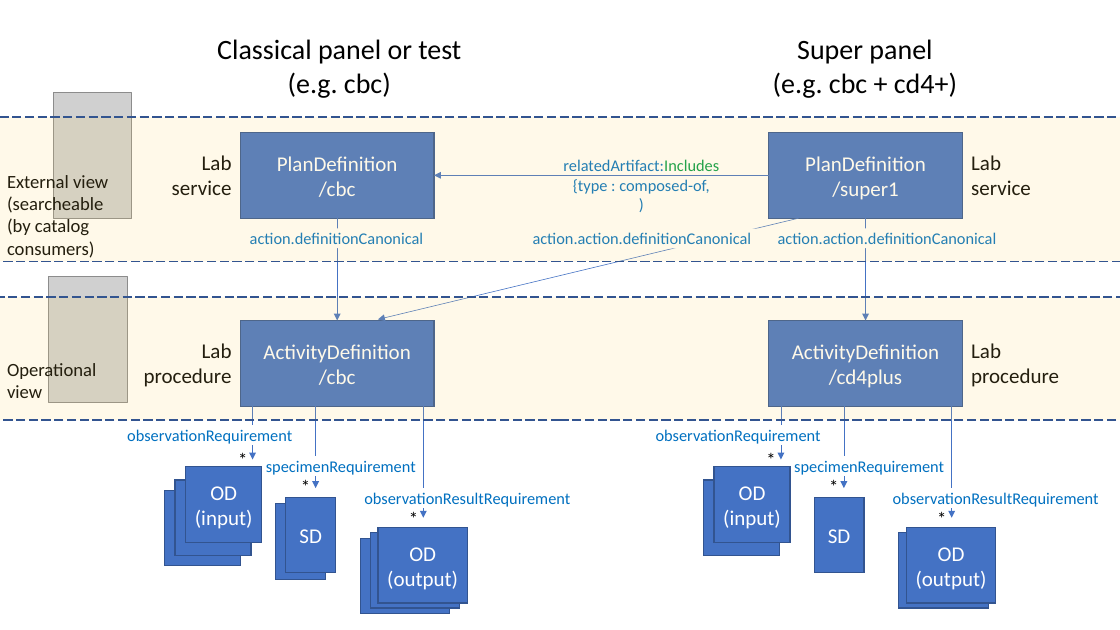
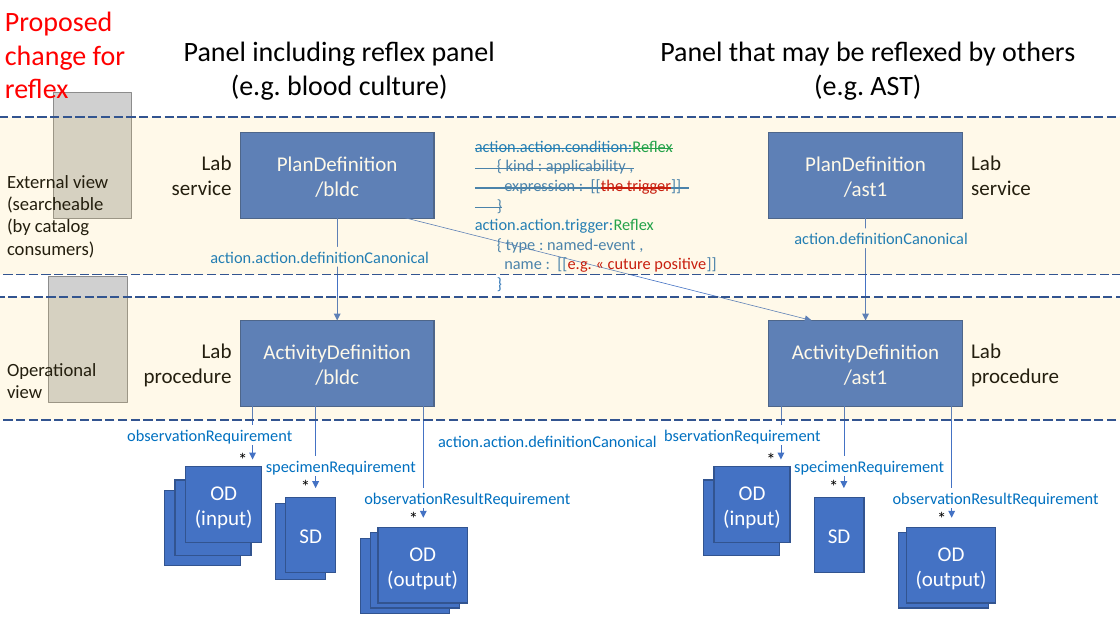
Before and after one commit to HL7/fhir-order-catalog, a slide deck: slide 6 of input/images-source/SuperPanel_Reflex.pptx (slide 2 before the commit). Drawn at 1120x630 pixels with LibreOffice and Linux fonts; fonts in the diff are those of the drawing; grey boxes stand for pictures. Boxes give left, top, right and bottom in pixels: in the first picture for what was removed or moved away, otherwise in the second. Text is boxed around its words. In the diff, an @@ line names an element or a change of style, - is before the commit and + after.

Commit message:
Added SpecimenRequirement extension to PlanDefinition.action
Per the decision during the June 5th call

```diff
--- a/input/images-source/SuperPanel_Reflex.pptx
+++ b/input/images-source/SuperPanel_Reflex.pptx
@@ text added at bbox=[5, 11, 125, 105], 24 pt, text #FF0000 @@
+Proposed change for reflex
@@ text at bbox=[184, 41, 495, 100]: text changed @@
-Classical panel or test
-(e.g. cbc)
+Panel including reflex panel
+(e.g. blood culture)
@@ text at bbox=[660, 41, 1075, 100]: text changed @@
-Super panel
-(e.g. cbc + cd4+)
+Panel that may be reflexed by others
+(e.g. AST)
@@ rectangle: place and size @@
-rectangle at bbox=[0, 117, 1120, 261]
+rectangle at bbox=[0, 117, 1120, 275]
@@ text added at bbox=[475, 140, 716, 274], 14 pt, text #2E75B6, strikethrough @@
+action.action.condition:Reflex
+{ kind : applicability ,
+expression : [[the trigger]]
+}
+action.action.trigger:Reflex
+{ type : named-event ,
+name : [[e.g. « cuture positive]]
+}
@@ arrow removed from (769, 176) to (434, 176) @@
@@ text removed at bbox=[563, 159, 719, 194] @@
-relatedArtifact:Includes
-{type : composed-of,
-)
@@ text in rectangle at bbox=[315, 181, 359, 197]: text changed @@
-/cbc
+/bldc
@@ text in rectangle at bbox=[844, 181, 887, 197]: text changed @@
-/super1
+/ast1
@@ arrow moved from (799, 218) - (378, 319) to (393, 215) - (812, 321) @@
@@ text at bbox=[794, 232, 968, 249]: text changed @@
-action.action.definitionCanonical
+action.definitionCanonical
@@ text at bbox=[210, 251, 429, 268]: text changed @@
-action.definitionCanonical
+action.action.definitionCanonical
@@ text in rectangle at bbox=[315, 369, 359, 385]: text changed @@
-/cbc
+/bldc
@@ text in rectangle at bbox=[844, 369, 887, 385]: text changed @@
-/cd4plus
+/ast1
@@ text "action.action.definitionCanonical" rewrapped from bbox=[533, 232, 752, 249] to bbox=[438, 435, 657, 447] @@
```
Also in this commit, not shown: 1 other slide changed, 5 slides added, 5 other files.
